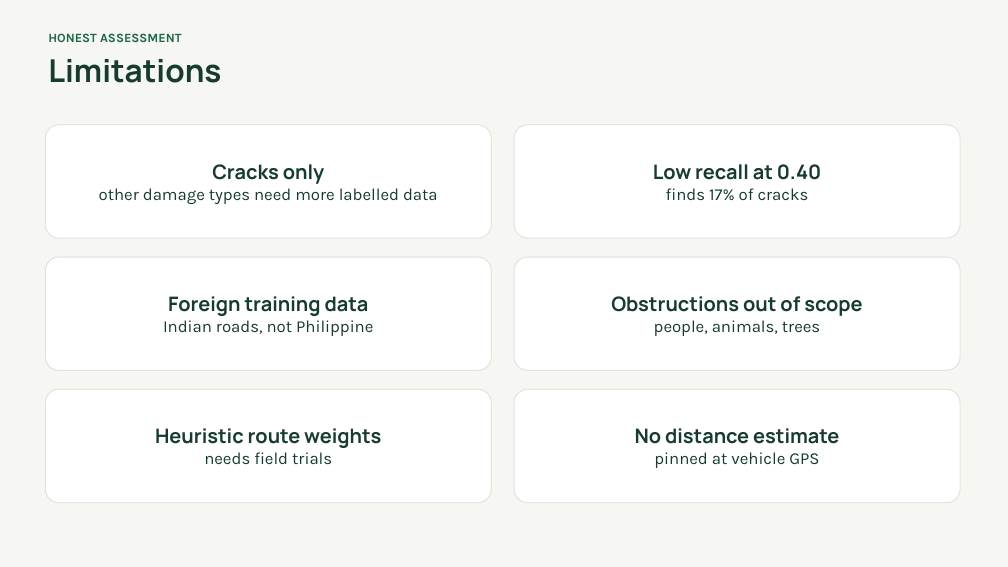
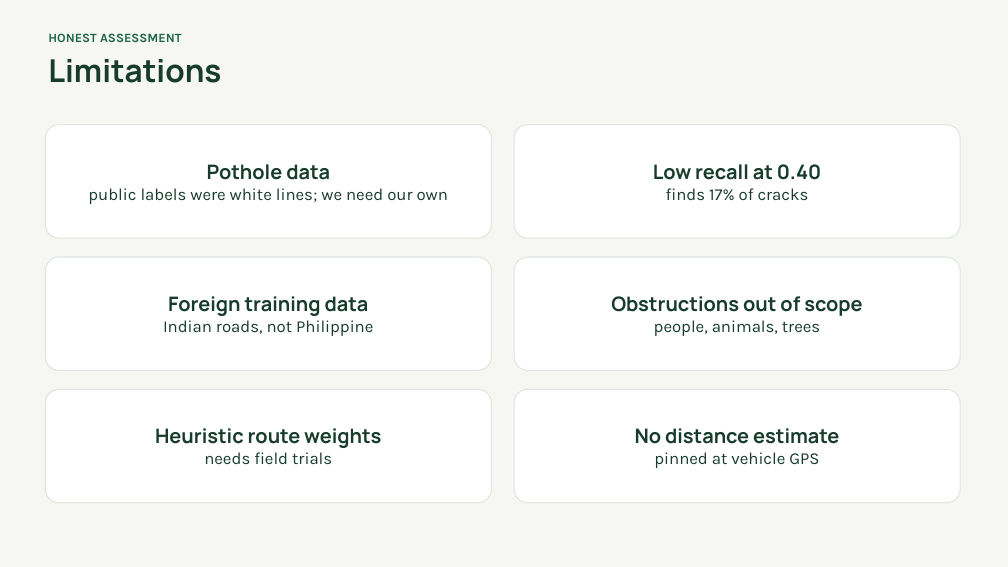
Before and after one commit to Nezraaaa/AniRoute, a slide deck: slide 16 of presentation/AniRoute_CSST106.pptx (slide 15 before the commit). Drawn at 1008x567 pixels with LibreOffice and Linux fonts; fonts in the diff are those of the drawing. Boxes give left, top, right and bottom in pixels: in the first picture for what was removed or moved away, otherwise in the second. Text is boxed around its words. In the diff, an @@ line names an element or a change of style, - is before the commit and + after.

```diff
--- a/presentation/AniRoute_CSST106.pptx
+++ b/presentation/AniRoute_CSST106.pptx
@@ text in rounded rectangle at (x1=88, y1=164, x2=448, y2=204): text changed @@
-Cracks only
-other damage types need more labelled data
+Pothole data
+public labels were white lines; we need our own
```
Also in this commit, not shown: 7 other slides changed, 1 slide added, 20 other files.
